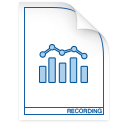
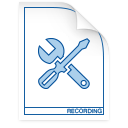
Layer changes from the first 128px x 128px image to the second:
added layer "Vector Smart Object" (1st of 3) above "Vector Smart Object" over [38, 38, 90, 89]
hid "Vector Smart Object" (2nd of 3) over [39, 44, 88, 83]
